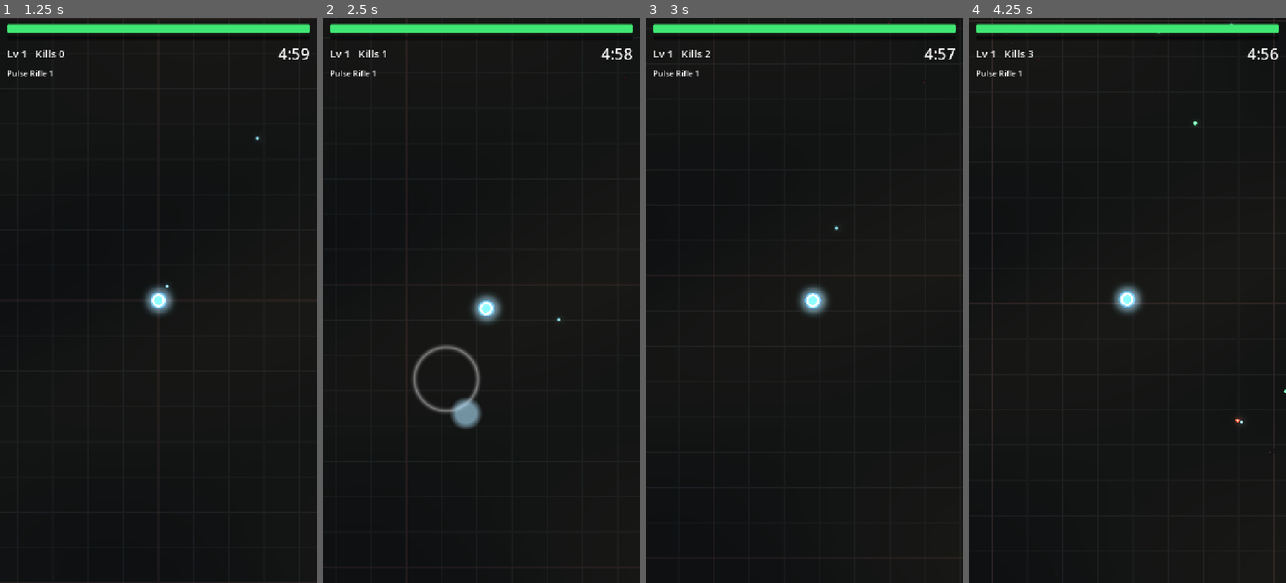
Above: before the commit, frames 1-4 (left to right).
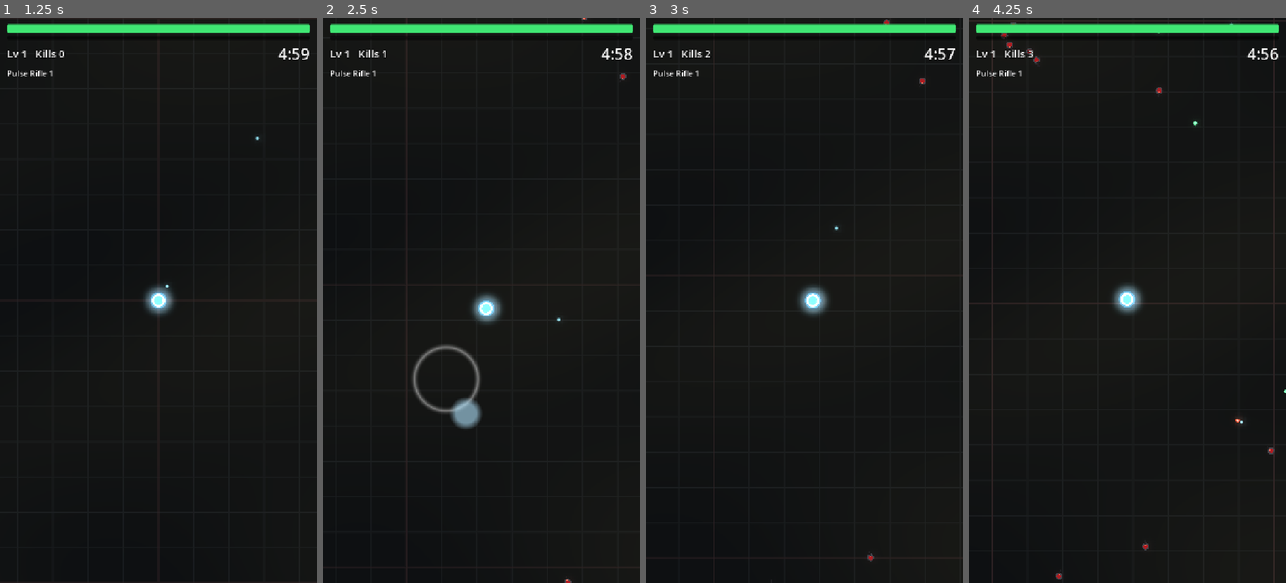
Above: after the commit, the same moments.

Repository: sachinpant3572/privateRepo
Game: Godot game, scene res://main.tscn
Two runs of this game, one before a commit and one after it. Both use one fixed random seed, a clock stepped at 60 frames per second and the inputs below.
Inputs (mouse positions are in pixels of both pictures, inside the frame that each line leads up to):
- Up to frame 1 (1.25 s): click "Play Stage 1" at 0.5 s
- Up to frame 2 (2.5 s): tap Enter at 1.25 s; move the mouse to (551, 272) at 1.27 s; hold Right (ui_right) 1.28-2 s; click (551, 272) at 1.42 s; tap Space at 2 s; drag from (418, 328) to (465, 413) at 2.02 s
- Up to frame 3 (3 s): move the mouse to (836, 176) at 2.77 s; hold Right (ui_right) from 2.78 s (still down)
- Up to frame 4 (4.25 s): release Right (ui_right) at 3.5 s; drag from (1111, 413) to (1032, 215) at 3.52 s

Frame 1 is identical in both runs. In frame 2, less than 0.1% of the frame differs, in the area x 76-96%, y 0-100%; in frame 3, less than 0.1%; in frame 4, 0.2%, in the area x 10-97%, y 0-100%.

Commit message:
Prototype: fix invisible enemies, speed up levelling
The first screenshots showed bullets, telegraphs and explosions but no
units: the single units MultiMesh used custom data to pick its atlas
cell, and the Compatibility renderer drew nothing. Units now use one
MultiMesh per sprite (8 draw calls), sliced from one shared buffer.

The bot's run reached only level 6 by 2:47 and died: XP gems were left
behind. Pickup range 70 -> 120, XP curve 5 + 4*l^1.35 -> 4 + 2.5*l^1.3,
HP 100 -> 120, trooper shots 6 -> 5 and grenades 14 -> 12 damage, and
the bot chases gems like a player would.

Co-Authored-By: Claude Opus 5.5 <noreply@anthropic.com>
Claude-Session: https://claude.ai/code/session_016KD5VdDb5q589jPZWgoF3X

Diff:
--- a/games/prototype/art.gd
+++ b/games/prototype/art.gd
@@ -1,7 +1,7 @@
 extends RefCounted
 ## Placeholder art drawn in code, top-down, with units facing +x (the game
-## rotates them). Real sprites can replace the atlas later as long as the cell
-## layout stays the same.
+## rotates them). Units are drawn into one atlas image, then split into one
+## texture per cell; real sprites can replace these later.
 
 const CELL := 128
 const COLS := 4
@@ -25,7 +25,17 @@
 const OLIVE_LIGHT := Color(0.34, 0.37, 0.28)
 
 
-static func atlas() -> ImageTexture:
+## One texture per atlas cell, in cell order.
+static func cell_textures() -> Array:
+	var img := atlas_image()
+	var out := []
+	for cell in COLS * ROWS:
+		var region := Rect2i((cell % COLS) * CELL, int(cell / COLS) * CELL, CELL, CELL)
+		out.append(ImageTexture.create_from_image(img.get_region(region)))
+	return out
+
+
+static func atlas_image() -> Image:
 	var img := Image.create_empty(CELL * COLS, CELL * ROWS, false, Image.FORMAT_RGBA8)
 	for cell in COLS * ROWS:
 		var o := Vector2(float((cell % COLS) * CELL), float(int(cell / COLS) * CELL))
@@ -51,13 +61,7 @@
 				_box(img, o, Vector2(4, 61), Vector2(124, 67), Color(0.85, 0.88, 0.92, 0.55))
 				_box(img, o, Vector2(61, 4), Vector2(67, 124), Color(0.85, 0.88, 0.92, 0.55))
 				_disc(img, o + Vector2(64, 64), 7.0, Color(0.3, 0.32, 0.35))
-	return ImageTexture.create_from_image(img)
-
-
-## An atlas cell as (u, v, width, height), stored in a Color for MultiMesh
-## custom data.
-static func cell_rect(cell: int) -> Color:
-	return Color(float(cell % COLS) / COLS, float(int(cell / COLS)) / ROWS, 1.0 / COLS, 1.0 / ROWS)
+	return img
 
 
 static func boss() -> ImageTexture:
--- a/games/prototype/game.gd
+++ b/games/prototype/game.gd
@@ -3,8 +3,8 @@
 ## of The Iron Dominion plus a boss, with placeholder art drawn in code.
 ##
 ## Same engine approach as games/stress-test: entities live in packed arrays,
-## hits use a spatial hash grid, and each layer is one MultiMesh. All units
-## share one MultiMesh and a texture atlas, so every enemy is one draw call.
+## hits use a spatial hash grid, and each layer is one MultiMesh. Units use one
+## MultiMesh per sprite (8 draw calls for every enemy on screen).
 ## Dead enemies are only marked during the frame and removed at the end, so
 ## grid lists stay valid while weapons are hitting things.
 
@@ -14,7 +14,6 @@
 const Overlay := preload("res://overlay.gd")
 
 const STRIDE := 12  # Floats per instance: 8 for the Transform2D, 4 for the color.
-const USTRIDE := 16  # Units also carry their atlas cell as custom data.
 const CELL := 64.0
 const GRID_PAD := 200.0
 const STAGE_TIME := 300.0
@@ -23,6 +22,8 @@
 const BOSS_SCALE := 0.8
 const BOSS_TURRETS := [Vector2(40, -34), Vector2(40, 34), Vector2(-36, 0)]
 const PLAYER_RADIUS := 14.0
+const PLAYER_HP := 120.0
+const PICKUP := 120.0
 const INVULN := 0.5
 const MAX_SLOTS := 6
 const MAX_LEVEL := 8
@@ -109,7 +110,6 @@
 var t_range: PackedFloat32Array
 var t_xp: PackedInt32Array
 var t_capn: PackedInt32Array
-var cells := []
 
 # Enemies.
 var e_type := PackedInt32Array()
@@ -209,7 +209,10 @@
 var hero: Sprite2D
 var boss_node: Sprite2D
 var boss_turret_nodes := []
-var units_mm: MultiMesh
+var unit_mms := []  # One MultiMesh per unit sprite (Art cell order).
+var unit_cap := PackedInt32Array()
+var unit_off := PackedInt32Array()
+var unit_n := PackedInt32Array()
 var shot_mm: MultiMesh
 var rocket_mm: MultiMesh
 var eb_mm: MultiMesh
@@ -227,7 +230,6 @@
 var p_buf := PackedFloat32Array()
 var r_buf := PackedFloat32Array()
 var bl_buf := PackedFloat32Array()
-var u_count := 0
 var glow_layers := []
 var noise := FastNoiseLite.new()
 var fx
@@ -259,8 +261,6 @@
 	t_range = PackedFloat32Array(Data.ENEMY_RANGE)
 	t_xp = PackedInt32Array(Data.ENEMY_XP)
 	t_capn = PackedInt32Array(Data.ENEMY_CAP)
-	for i in Art.COLS * Art.ROWS:
-		cells.append(Art.cell_rect(i))
 	_build_scene()
 	get_viewport().size_changed.connect(_on_resized)
 	_on_resized()
@@ -287,7 +287,8 @@
 
 	gem_mm = _layer(Art.gem(24), 7.0, true, Color(0.4, 0.4, 0.4))
 	chest_mm = _layer(Art.chest(48), 18.0, false, Color(0.6, 0.6, 0.6))
-	units_mm = _units_layer()
+	for tex in Art.cell_textures():
+		unit_mms.append(_layer(tex, 0.5, false, Color(0.25, 0.25, 0.25)))
 	shot_mm = _layer(Art.soft_disc(32, 0.35), 5.0, true, Color(0.6, 0.6, 0.6))
 	rocket_mm = _layer(Art.soft_disc(32, 0.3), 7.0, true, Color.WHITE)
 	blade_mm = _layer(Art.blade(64), 16.0, true, Color(0.8, 0.8, 0.8))
@@ -350,24 +351,6 @@
 		inst.material = mat
 	world.add_child(inst)
 	glow_layers.append([mm, tex, additive, glow_modulate, null])
-	return mm
-
-
-func _units_layer() -> MultiMesh:
-	var mm := MultiMesh.new()
-	mm.transform_format = MultiMesh.TRANSFORM_2D
-	mm.use_colors = true
-	mm.use_custom_data = true
-	mm.mesh = _quad(0.5)
-	var tex := Art.atlas()
-	var mat := ShaderMaterial.new()
-	mat.shader = preload("res://units.gdshader")
-	var inst := MultiMeshInstance2D.new()
-	inst.multimesh = mm
-	inst.texture = tex
-	inst.material = mat
-	world.add_child(inst)
-	glow_layers.append([mm, tex, false, Color(0.25, 0.25, 0.25), mat])
 	return mm
 
 
@@ -506,7 +489,7 @@
 	reroll_left = 1
 	joy_on = false
 	joy_vec = Vector2.ZERO
-	max_hp = 100.0
+	max_hp = PLAYER_HP
 	_recalc()
 	hp = max_hp
 	_alloc()
@@ -539,8 +522,16 @@
 	e_timer.resize(e_cap)
 	e_halo.resize(e_cap)
 	e_next.resize(e_cap)
-	units_mm.instance_count = e_cap + 60
-	u_buf.resize((e_cap + 60) * USTRIDE)
+	# Every unit sprite gets a slice of one shared buffer.
+	unit_cap = PackedInt32Array([e_cap, e_cap, e_cap, 8, 12, 12, 10, 10])
+	unit_off.resize(unit_cap.size())
+	unit_n.resize(unit_cap.size())
+	var total := 0
+	for c in unit_cap.size():
+		unit_off[c] = total
+		total += unit_cap[c]
+		unit_mms[c].instance_count = unit_cap[c]
+	u_buf = _buffer(total, Color.WHITE)
 	s_pos.resize(SHOT_CAP)
 	s_vel.resize(SHOT_CAP)
 	s_life.resize(SHOT_CAP)
@@ -600,13 +591,13 @@
 	p_count = 0
 	r_count = 0
 	bl_count = 0
-	u_count = 0
+	unit_n.fill(0)
 	type_alive.fill(0)
 	telegraphs.clear()
 	bolts.clear()
 	bombs.clear()
 	blasts.clear()
-	if units_mm != null and units_mm.instance_count > 0:
+	if unit_cap.size() > 0:
 		_upload()
 
 
@@ -888,9 +879,9 @@
 		Data.TROOPER:
 			if shot_budget >= 1.0:
 				shot_budget -= 1.0
-				_ebullet(p, dir * 230.0, 6.0, 5.0)
+				_ebullet(p, dir * 230.0, 5.0, 5.0)
 		Data.GRENADIER:
-			_telegraph(0, player + Vector2(randf_range(-30.0, 30.0), randf_range(-30.0, 30.0)), Vector2(58.0, 0.0), 1.0, 14.0)
+			_telegraph(0, player + Vector2(randf_range(-30.0, 30.0), randf_range(-30.0, 30.0)), Vector2(58.0, 0.0), 1.0, 12.0)
 		Data.ELITE:
 			for k in 9:
 				_ebullet(p, dir.rotated(deg_to_rad(-40.0 + k * 10.0)) * 260.0, 8.0, 6.0)
@@ -1576,7 +1567,7 @@
 
 
 func _xp_need(l: int) -> float:
-	return 5.0 + 4.0 * pow(float(l), 1.35)
+	return 4.0 + 2.5 * pow(float(l), 1.3)
 
 
 func _gain_xp(value: int) -> void:
@@ -1620,11 +1611,11 @@
 	var mag: int = powers.get("magnet", 0)
 	var cr: int = powers.get("crit", 0)
 	fire_rate = 1.0 + 0.08 * int(powers.get("overclock", 0))
-	max_hp = 100.0 + 20.0 * titan
+	max_hp = PLAYER_HP + 20.0 * titan
 	armor = titan
 	if max_hp > old_max:
 		hp += max_hp - old_max
-	pickup = 70.0 * (1.0 + 0.3 * mag)
+	pickup = PICKUP * (1.0 + 0.3 * mag)
 	magnet_all = mag >= MAX_LEVEL
 	speed = 210.0 * (1.0 + 0.07 * int(powers.get("adrenaline", 0)))
 	explosive = powers.get("explosive", 0)
@@ -1872,53 +1863,47 @@
 
 
 func _render_units() -> void:
-	var n := 0
-	var cap := units_mm.instance_count - 2
+	unit_n.fill(0)
 	for i in e_count:
-		if n >= cap:
-			break
 		var ty := e_type[i]
 		var p := e_pos[i]
 		var bright := 1.9 if e_flash[i] > 0.0 else 1.0
 		match ty:
 			Data.TANK:
-				n = _put_unit(n, Art.TANK, p, e_ang[i], t_size[ty], bright)
-				n = _put_unit(n, Art.TURRET, p, (player - p).angle(), t_size[ty], bright)
+				_put_unit(Art.TANK, p, e_ang[i], t_size[ty], bright)
+				_put_unit(Art.TURRET, p, (player - p).angle(), t_size[ty], bright)
 			Data.HELI:
-				n = _put_unit(n, Art.HELI, p, e_ang[i], t_size[ty], bright)
-				n = _put_unit(n, Art.ROTOR, p, t * 25.0 + i, t_size[ty] * 1.15, bright)
+				_put_unit(Art.HELI, p, e_ang[i], t_size[ty], bright)
+				_put_unit(Art.ROTOR, p, t * 25.0 + i, t_size[ty] * 1.15, bright)
 			_:
-				n = _put_unit(n, ty, p, e_ang[i], t_size[ty], bright)
-	u_count = n
-
-
-func _put_unit(n: int, cell: int, p: Vector2, ang: float, size: float, bright: float) -> int:
-	var o := n * USTRIDE
+				_put_unit(ty, p, e_ang[i], t_size[ty], bright)
+
+
+func _put_unit(cell: int, p: Vector2, ang: float, size: float, bright: float) -> void:
+	var n := unit_n[cell]
+	if n >= unit_cap[cell]:
+		return
+	unit_n[cell] = n + 1
+	var o := (unit_off[cell] + n) * STRIDE
 	var c := cos(ang) * size
 	var s := sin(ang) * size
-	var rect: Color = cells[cell]
 	u_buf[o] = c
 	u_buf[o + 1] = -s
-	u_buf[o + 2] = 0.0
 	u_buf[o + 3] = p.x
 	u_buf[o + 4] = s
 	u_buf[o + 5] = c
-	u_buf[o + 6] = 0.0
 	u_buf[o + 7] = p.y
 	u_buf[o + 8] = bright
 	u_buf[o + 9] = bright
 	u_buf[o + 10] = bright
-	u_buf[o + 11] = 1.0
-	u_buf[o + 12] = rect.r
-	u_buf[o + 13] = rect.g
-	u_buf[o + 14] = rect.b
-	u_buf[o + 15] = rect.a
-	return n + 1
 
 
 func _upload() -> void:
-	units_mm.visible_instance_count = u_count
-	RenderingServer.multimesh_set_buffer(units_mm.get_rid(), u_buf)
+	for c in unit_mms.size():
+		var mm: MultiMesh = unit_mms[c]
+		mm.visible_instance_count = unit_n[c]
+		var from := unit_off[c] * STRIDE
+		RenderingServer.multimesh_set_buffer(mm.get_rid(), u_buf.slice(from, from + unit_cap[c] * STRIDE))
 	shot_mm.visible_instance_count = s_count
 	RenderingServer.multimesh_set_buffer(shot_mm.get_rid(), s_buf)
 	rocket_mm.visible_instance_count = k_count
@@ -2014,14 +1999,14 @@
 		if d.length() < 320.0:
 			push += d.normalized() * 2.0
 	# Drift toward the nearest XP gem, like a player would.
-	var gem_best := 160000.0
+	var gem_best := 250000.0
 	var gem_dir := Vector2.ZERO
 	for i in g_count:
 		var d2 := player.distance_squared_to(g_pos[i])
 		if d2 < gem_best:
 			gem_best = d2
 			gem_dir = (g_pos[i] - player).normalized()
-	push += gem_dir * 0.8
+	push += gem_dir * 1.5
 	var mv := push + Vector2.from_angle(t * 0.3) * 0.35
 	return mv.normalized() if mv.length() > 0.05 else Vector2.ZERO
 
--- a/games/prototype/hud.gd
+++ b/games/prototype/hud.gd
@@ -218,8 +218,8 @@
 	banner.horizontal_alignment = HORIZONTAL_ALIGNMENT_CENTER
 	banner.anchor_left = 0.0
 	banner.anchor_right = 1.0
-	banner.anchor_top = 0.3
-	banner.anchor_bottom = 0.3
+	banner.anchor_top = 0.22
+	banner.anchor_bottom = 0.22
 	banner.add_theme_color_override("font_color", Color(1.0, 0.85, 0.4))
 	banner.visible = false
 	play.add_child(banner)
--- a/games/prototype/units.gdshader
+++ /dev/null
@@ -1,13 +0,0 @@
-// All units share one MultiMesh and one texture atlas. Each instance's
-// custom data holds its atlas cell as (u, v, width, height).
-shader_type canvas_item;
-
-varying vec4 cell;
-
-void vertex() {
-	cell = INSTANCE_CUSTOM;
-}
-
-void fragment() {
-	COLOR = texture(TEXTURE, cell.xy + UV * cell.zw) * COLOR;
-}
Not shown, changed: games/prototype/README.md
